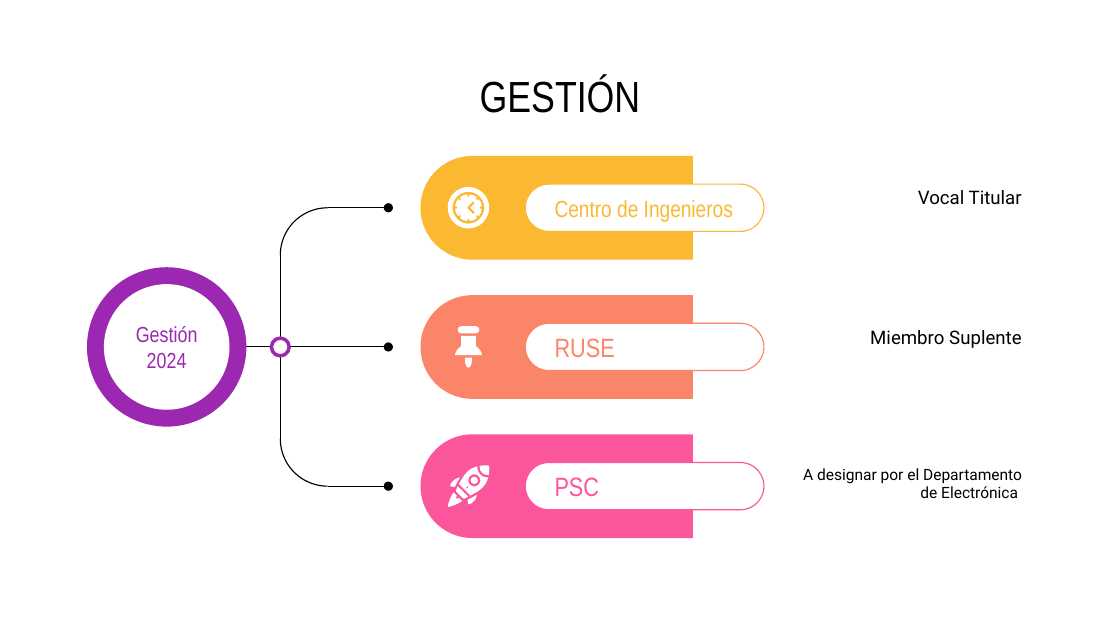
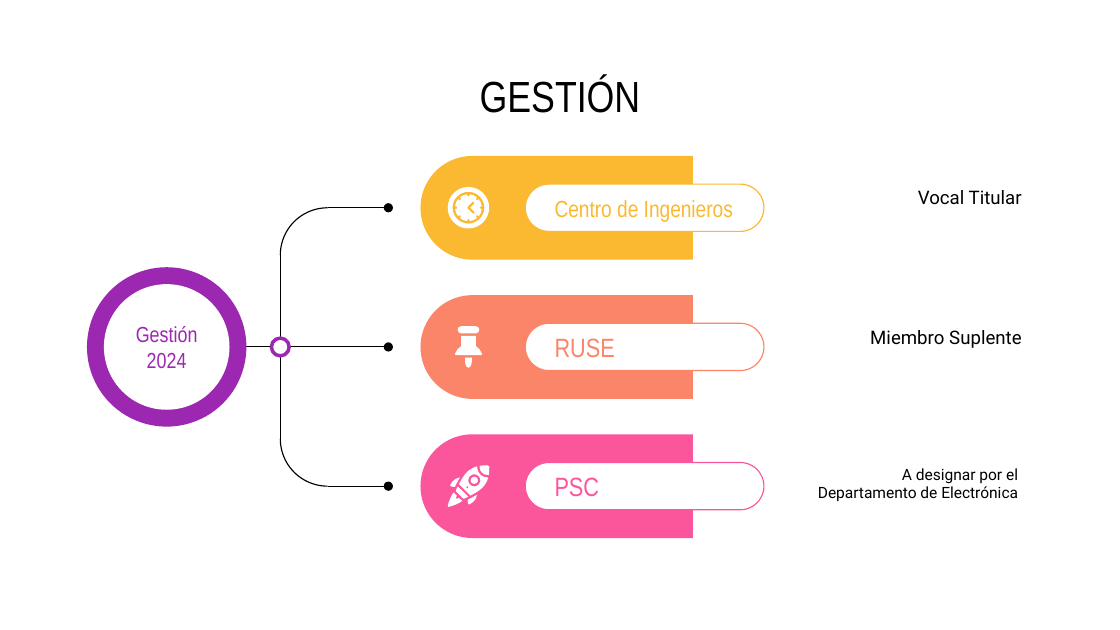
Before and after one commit to marianomorel/maestria-repo, a slide deck: slide 3 of Concurso - TIA - Regular/INFOGRAFIA - CONCURSO - MARIANO MOREL.pptx. Drawn at 1120x630 pixels with LibreOffice and Linux fonts; fonts in the diff are those of the drawing. Boxes give left, top, right and bottom in pixels: in the first picture for what was removed or moved away, otherwise in the second. Text is boxed around its words. In the diff, an @@ line names an element or a change of style, - is before the commit and + after.

```diff
--- a/Concurso - TIA - Regular/INFOGRAFIA - CONCURSO - MARIANO MOREL.pptx
+++ b/Concurso - TIA - Regular/INFOGRAFIA - CONCURSO - MARIANO MOREL.pptx
@@ text at (x1=818, y1=468, x2=1018, y2=501): text changed @@
-A designar por el Departamento de Electrónica
+A designar por el
+Departamento de Electrónica
```
Also in this commit, not shown: 2 other slides changed, 14 slides added, 8 slides removed, 4 other files.
